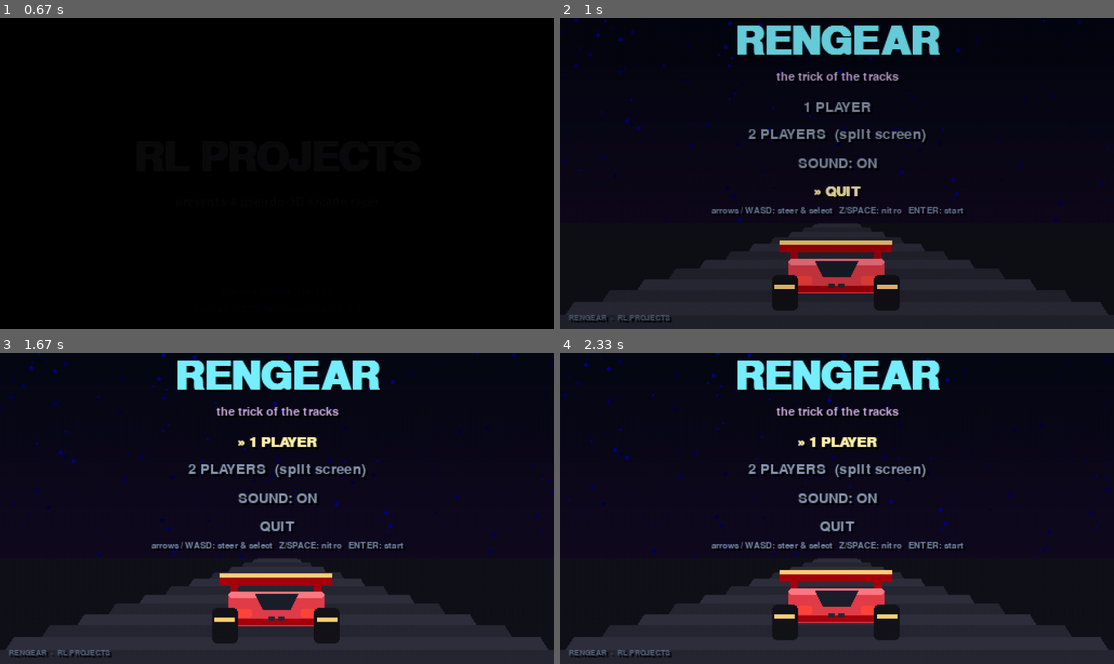
Above: before the commit, frames 1-4 (two rows, left to right).
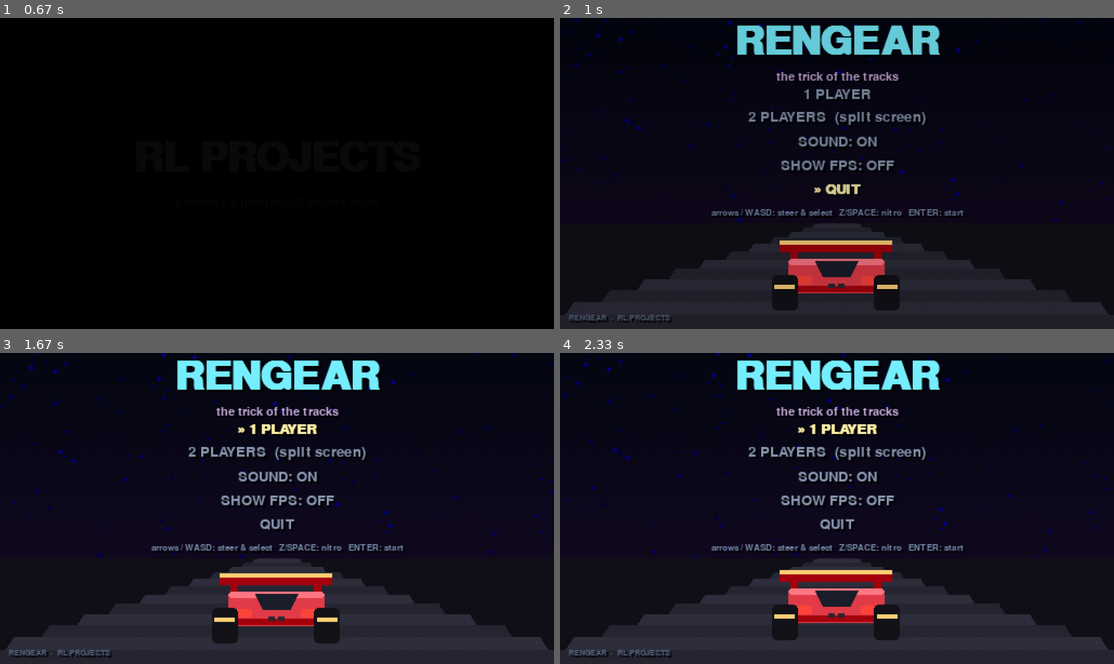
Above: after the commit, the same moments.

Repository: Renan2010p/rengear
Game: pygame game, started from main.py
Same seed, same stepped clock (60 frames per second), same inputs: the game is played once before the commit and once after it.
Inputs (mouse positions are in pixels of both pictures, inside the frame that each line leads up to):
- Up to frame 1 (0.67 s): hold Right from 0.33 s (still down); move the mouse to (254, 185) at 0.37 s
- Up to frame 2 (1 s): release Right at 0.8 s; hold Up from 0.83 s (still down)
- Up to frame 3 (1.67 s): release Up at 1.13 s; hold Right 1.17-1.63 s
- Up to frame 4 (2.33 s): hold Left 1.67-2.2 s; hold Down from 2.23 s (still down)

Frame 1 is identical in both runs. In frame 2, 3.1% of the frame differs, in the area x 27-73%, y 22-65%; in frame 3, 3.5%; in frame 4, 3.5%.

Commit message:
Preload track props and add a Show FPS option
- RoadRenderer._scale_cache bucketed (multiples of 4) and no longer wiped
  mid-race; props are pre-scaled at scene start so track details are
  loaded once instead of generated in real time.
- Title menu: SHOW FPS: ON/OFF (persisted in settings); App draws an FPS
  overlay on every scene.
- backend.get_fps().

Diff:
--- a/rengear/engine/app.py
+++ b/rengear/engine/app.py
@@ -18,7 +18,7 @@
 from .registry import REGISTRY, Registry
 from .save import SaveManager
 from .scene import SceneManager
-from .ui import Fonts
+from .ui import Fonts, draw_text
 
 
 @dataclass
@@ -60,6 +60,7 @@
         # persisted user settings (sound, difficulty, best laps, …)
         self._settings_path = os.path.join(self.save.directory, "settings.json")
         self.settings: Dict[str, object] = self._load_settings()
+        self.show_fps: bool = bool(self.settings.get("show_fps", False))
 
     # -- settings ---------------------------------------------------------
     def _load_settings(self) -> Dict[str, object]:
@@ -110,6 +111,12 @@
 
             self.canvas.fill((8, 8, 14))
             self.scenes.draw(self.canvas)
+            if self.show_fps:
+                w, h = self.canvas.get_size()
+                draw_text(self.canvas, self.fonts,
+                          f"{self.backend.get_fps():4.1f} FPS", (w - 6, h - 15),
+                          size=12, color=(130, 255, 170), right=True,
+                          shadow=None)
             self.backend.present(self.canvas)
             self.input.end_frame()
 
--- a/rengear/engine/platform/pygame_backend.py
+++ b/rengear/engine/platform/pygame_backend.py
@@ -136,6 +136,9 @@
     def tick(self, fps: int) -> float:
         return self._clock.tick(fps) / 1000.0
 
+    def get_fps(self) -> float:
+        return self._clock.get_fps() if self._clock is not None else 0.0
+
     # -- input ------------------------------------------------------------
     def pressed_keys(self) -> frozenset:
         pressed = pygame.key.get_pressed()
--- a/rengear/game/road.py
+++ b/rengear/game/road.py
@@ -345,15 +345,28 @@
 
     # -- sprites ----------------------------------------------------------
     def _scaled(self, image: pygame.Surface, dest_w: int) -> pygame.Surface:
+        # Bucket the width so the cache holds far fewer distinct sizes (and is
+        # warmed up front by `warm`): the race then never scales on the fly.
+        dest_w = (dest_w // 4) * 4
+        if dest_w < 4:
+            dest_w = 4
         key = (id(image), dest_w)
         surf = self._scale_cache.get(key)
         if surf is None:
             dest_h = max(1, int(dest_w * image.get_height() / image.get_width()))
             surf = pygame.transform.scale(image, (dest_w, dest_h))
-            if len(self._scale_cache) > 1200:
+            if len(self._scale_cache) > 8192:
                 self._scale_cache.clear()
             self._scale_cache[key] = surf
         return surf
+
+    def warm(self, image: pygame.Surface, max_w: int = 256, step: int = 8) -> None:
+        """Pre-scale a prop across the sizes it can appear at, so the race
+        loads its details once instead of generating them in real time."""
+        w = step
+        while w <= max_w:
+            self._scaled(image, w)
+            w += step
 
     def render_on_segment(self, surface: pygame.Surface, image: pygame.Surface,
                           seg: Segment, percent: float, offset: float,
--- a/rengear/game/scenes/race.py
+++ b/rengear/game/scenes/race.py
@@ -114,6 +114,7 @@
 
         self._build_cars()
         self._build_views()
+        self._preload_props()
         self.best = dict(app.get_setting("best", {}) or {})
         self.best_lap = self.best.get(track)
 
@@ -166,6 +167,20 @@
                 sky=self.sky, hills=self.hills,
                 scale=self.view_size[0] / 512.0,
             ))
+
+    def _preload_props(self) -> None:
+        """Build every roadside prop and pre-scale it once, so the race never
+        generates track details in real time."""
+        names = set()
+        for seg in self.track.segments:
+            for sp in seg.sprites:
+                names.add(sp["name"])
+        for name in names:
+            if name not in art.PROP_FACTORIES:
+                continue
+            img = art.prop(name)
+            for view in self.views:
+                view.renderer.warm(img)
 
     # ------------------------------------------------------------------
     # lifecycle
--- a/rengear/game/scenes/title.py
+++ b/rengear/game/scenes/title.py
@@ -33,10 +33,12 @@
 
     def _build_entries(self):
         sound = "ON" if self.app.audio.enabled else "OFF"
+        fps = "ON" if getattr(self.app, "show_fps", False) else "OFF"
         return [
             ("one", "1 PLAYER"),
             ("two", "2 PLAYERS  (split screen)"),
             ("sound", f"SOUND: {sound}"),
+            ("fps", f"SHOW FPS: {fps}"),
             ("quit", "QUIT"),
         ]
 
@@ -68,6 +70,12 @@
         if action == "sound":
             self.app.audio.set_enabled(not self.app.audio.enabled)
             self.app.set_setting("sound", self.app.audio.enabled)
+            self.entries = self._build_entries()
+            self.app.audio.play("confirm")
+            return
+        if action == "fps":
+            self.app.show_fps = not getattr(self.app, "show_fps", False)
+            self.app.set_setting("show_fps", self.app.show_fps)
             self.entries = self._build_entries()
             self.app.audio.play("confirm")
             return
@@ -113,16 +121,16 @@
         draw_text(surface, self.app.fonts, "the trick of the tracks",
                   (w // 2, 54), size=17, color=(200, 170, 220), center=True)
 
-        start = 82
+        start = 70
         for i, (action, label) in enumerate(self.entries):
             selected = i == self.index
             color = (255, 240, 170) if selected else (140, 155, 180)
             text = f"\u00bb {label}" if selected else label
-            draw_text(surface, self.app.fonts, text, (w // 2, start + i * 26),
+            draw_text(surface, self.app.fonts, text, (w // 2, start + i * 22),
                       size=20, color=color, center=True, bold=selected)
 
         draw_text(surface, self.app.fonts,
                   "arrows / WASD: steer & select   Z/SPACE: nitro   ENTER: start",
-                  (w // 2, 178), size=13, color=(120, 140, 170), center=True)
+                  (w // 2, 180), size=13, color=(120, 140, 170), center=True)
         draw_text(surface, self.app.fonts, TITLE, (8, h - 14),
                   size=11, color=(90, 105, 130))
